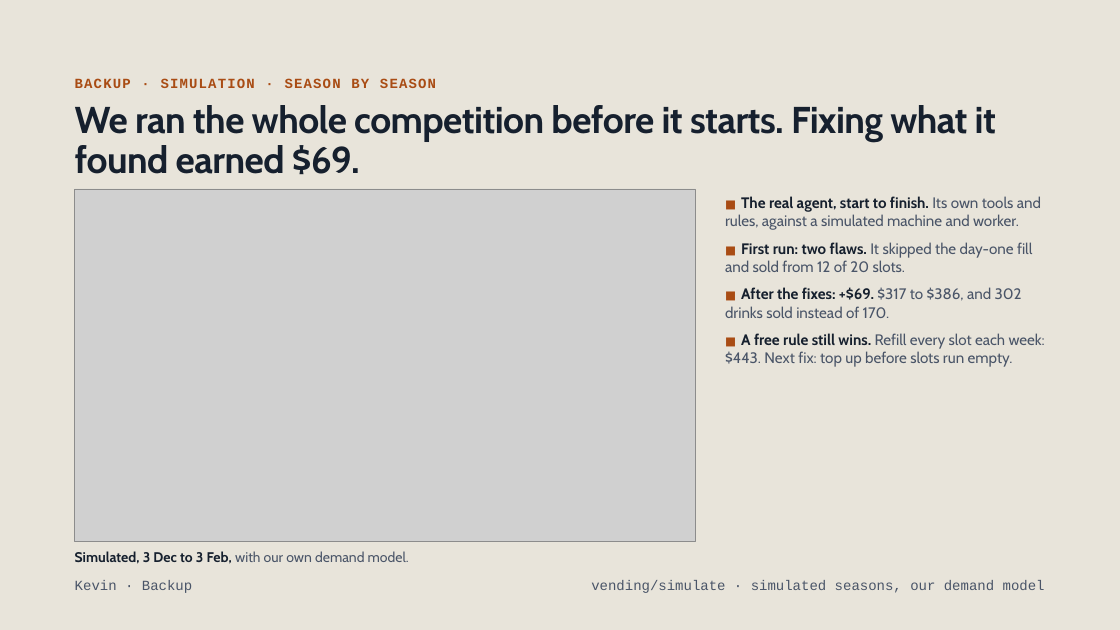
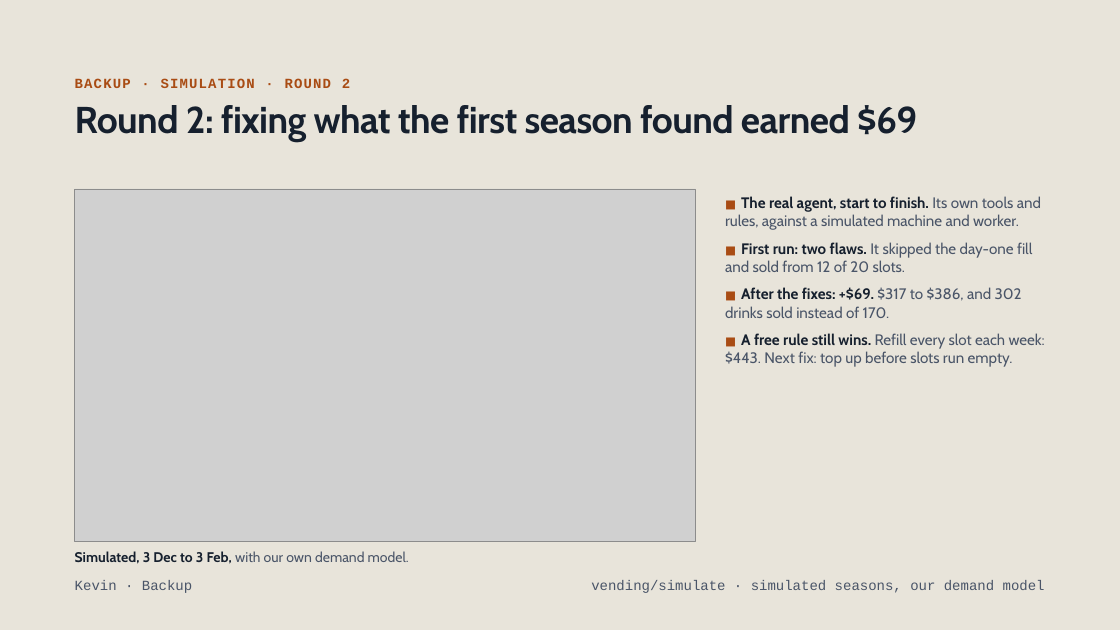
Before and after one commit to marshall-strong/agentic-vending, a slide deck: slide 22 of docs/presentation/group-b-final-presentation.pptx. Drawn at 1120x630 pixels with LibreOffice and Linux fonts; fonts in the diff are those of the drawing; grey boxes stand for pictures. Boxes give left, top, right and bottom in pixels: in the first picture for what was removed or moved away, otherwise in the second. Text is boxed around its words. In the diff, an @@ line names an element or a change of style, - is before the commit and + after.

```diff
--- a/docs/presentation/group-b-final-presentation.pptx
+++ b/docs/presentation/group-b-final-presentation.pptx
@@ text at <box>75,78,350,88</box>: text changed @@
-BACKUP · SIMULATION · SEASON BY SEASON
+BACKUP · SIMULATION · ROUND 2
@@ title at <box>75,105,917,142</box>: text changed @@
-We ran the whole competition before it starts. Fixing what it found earned $69.
+Round 2: fixing what the first season found earned $69
```
Also in this commit, not shown: 2 other slides changed.
